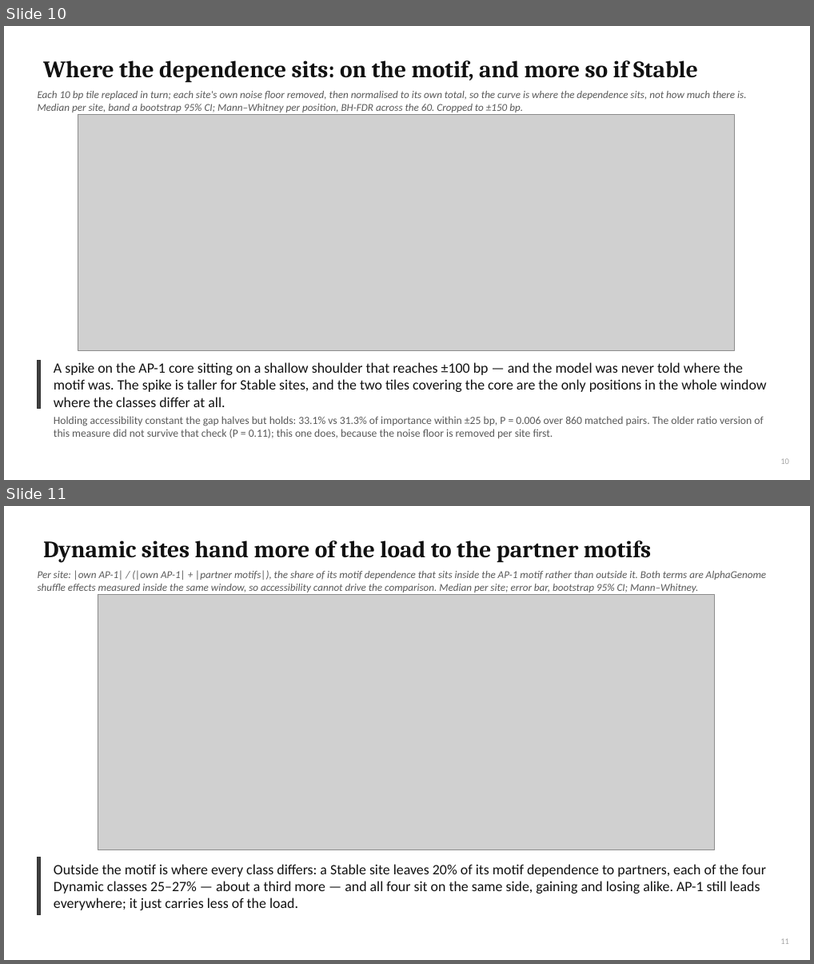
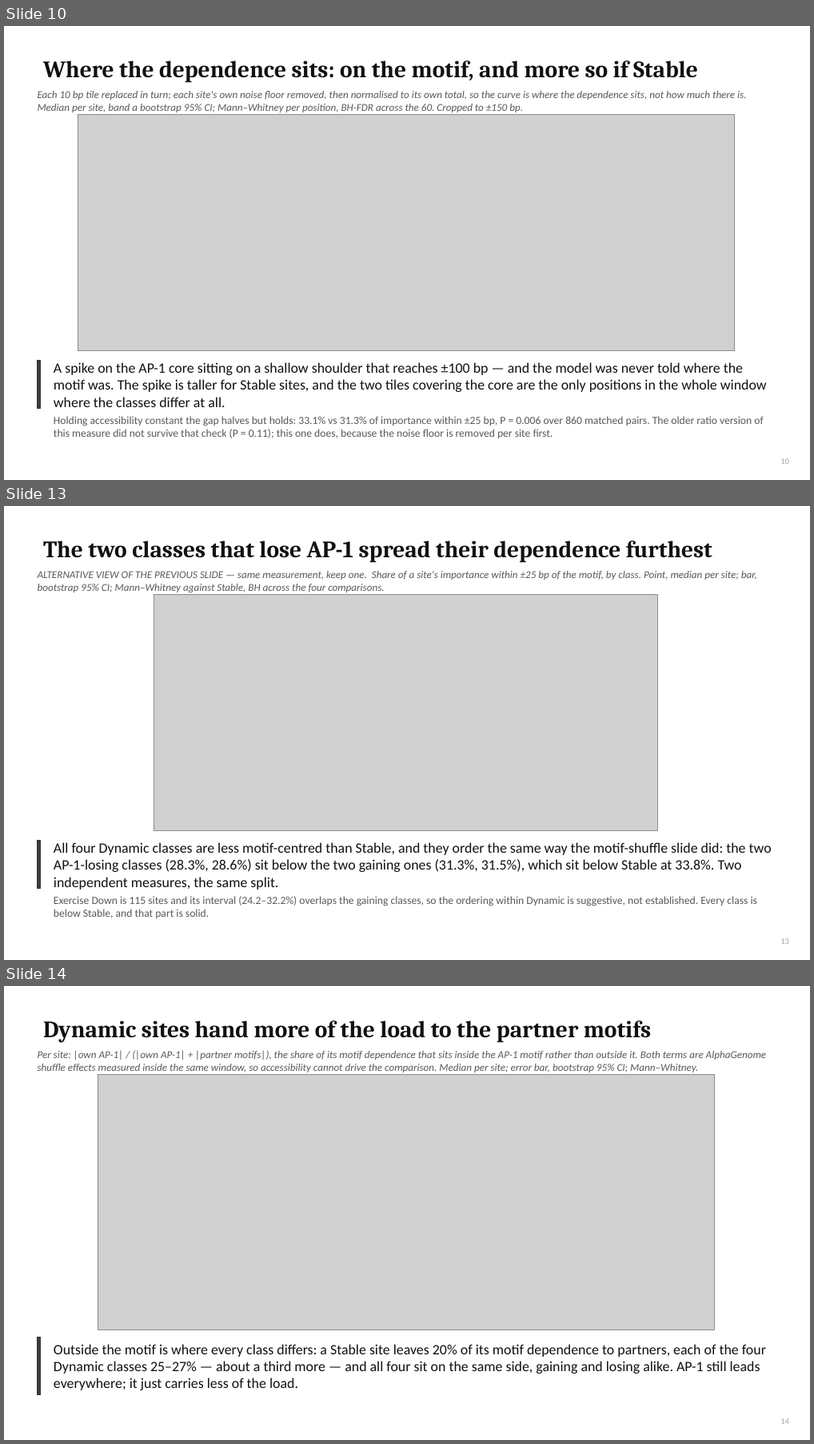
Before and after one commit to cytokine4242/Alpha_Genome_Ap1, a slide deck: Analysis/AP1_fibroblast_lab_meeting.pptx. Shown one above the other, each under a label of ours: slides 10 and 11 before the commit, slides 10, 13 and 14 after it; the slides between them are not shown. The pictures are 814x964 and 814x1444 pixels, drawn with LibreOffice and Linux fonts; fonts in the diff are those of the drawing; grey boxes stand for pictures. Boxes give left, top, right and bottom in pixels: in the first picture for what was removed or moved away, otherwise in the second. Text is boxed around its words. In the diff, an @@ line names an element or a change of style, - is before the commit and + after.

```diff
--- a/Analysis/AP1_fibroblast_lab_meeting.pptx
+++ b/Analysis/AP1_fibroblast_lab_meeting.pptx
@@ slide 13 added at (x1=4, y1=506, x2=810, y2=960), background #FFFFFF @@
@@ title added at (x1=43, y1=540, x2=713, y2=563), 28 pt, text #111111, bold @@
+The two classes that lose AP-1 spread their dependence furthest
@@ text added at (x1=38, y1=571, x2=758, y2=592), 12.5 pt, text #595959, italic @@
+ALTERNATIVE VIEW OF THE PREVIOUS SLIDE — same measurement, keep one. Share of a site's importance within ±25 bp of the motif, by class. Point, median per site; bar, bootstrap 95% CI; Mann–Whitney against Stable, BH across the four comparisons.
@@ picture added at (x1=154, y1=594, x2=658, y2=830) @@
@@ rectangle added at (x1=38, y1=840, x2=41, y2=888), fill #3F3F3F, outline #333333 1 pt @@
@@ text added at (x1=54, y1=842, x2=772, y2=889), 17 pt, text #111111 @@
+All four Dynamic classes are less motif-centred than Stable, and they order the same way the motif-shuffle slide did: the two AP-1-losing classes (28.3%, 28.6%) sit below the two gaining ones (31.3%, 31.5%), which sit below Stable at 33.8%. Two independent measures, the same split.
@@ text added at (x1=54, y1=896, x2=758, y2=918), 13 pt, text #595959 @@
+Exercise Down is 115 sites and its interval (24.2–32.2%) overlaps the gaining classes, so the ordering within Dynamic is suggestive, not established. Every class is below Stable, and that part is solid.
@@ page number added at (x1=781, y1=938, x2=790, y2=944), 10 pt, text #A6A6A6 @@
+13
@@ what was slide 11 is now slide 14 @@
@@ page number at (x1=781, y1=1418, x2=790, y2=1424): text changed @@
-11
+14
```
Also in this commit, not shown: 2 other slides added, 3 other files.
